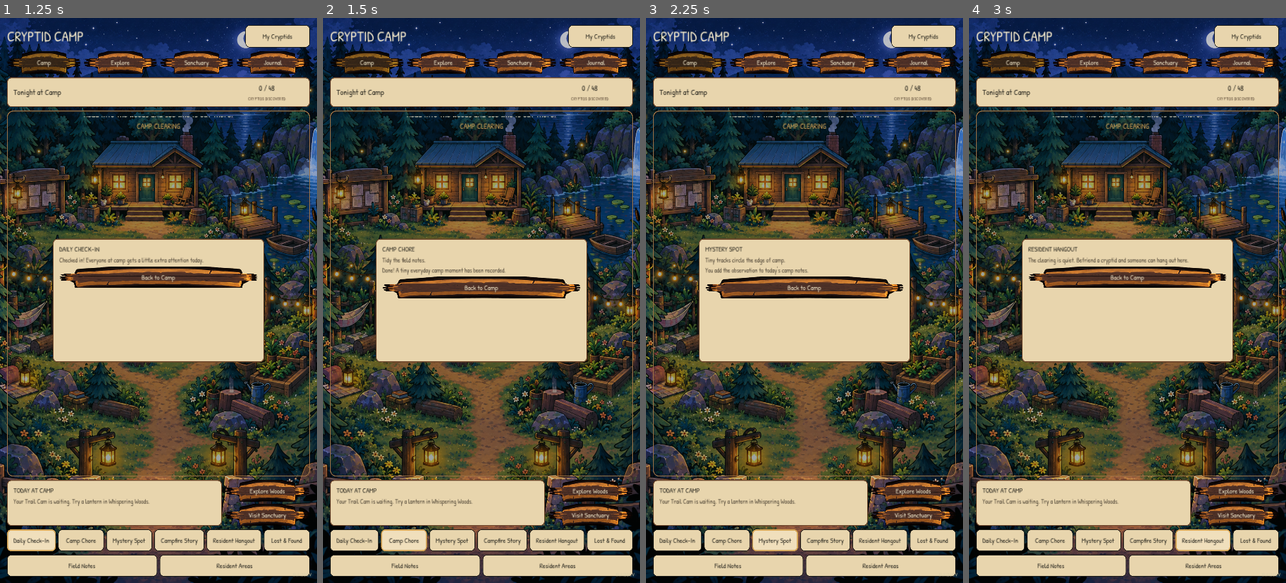
Above: before the commit, frames 1-4 (left to right).
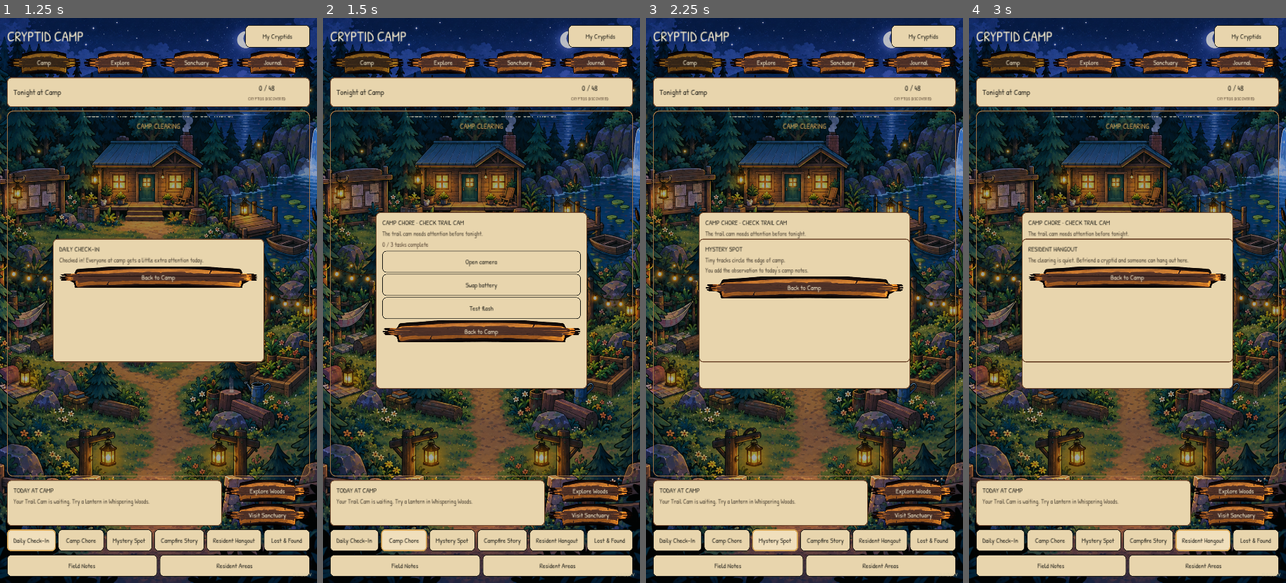
Above: after the commit, the same moments.

Repository: rabine707/cryptid-camp
Game: Godot game, scene res://scenes/main/main.tscn
Same seed, same stepped clock (60 frames per second), same inputs: the game is played once before the commit and once after it.
Inputs:
- Up to frame 1 (1.25 s): click "Daily Check-In" at 0.5 s
- Up to frame 2 (1.5 s): click "Camp Chore" at 1.25 s
- Up to frame 3 (2.25 s): click "Mystery Spot" at 2 s
- Up to frame 4 (3 s): click "Resident Hangout" at 2.75 s

Frame 1 is identical in both runs. In frame 2, 12% of the frame differs, in the area x 16-84%, y 34-66%; in frame 3, 6.3%; in frame 4, 6.3%.

Commit message:
Turn Camp Chore into an interactive daily task

Diff:
--- a/scripts/main/main.gd
+++ b/scripts/main/main.gd
@@ -165,14 +165,8 @@
 				today["checkin"] = true
 				body = "Checked in! Everyone at camp gets a little extra attention today."
 		"chore":
-			title = "CAMP CHORE"
-			if today.get("chore", false):
-				body = "Today's camp chore is already done. Nice work."
-			else:
-				today["chore"] = true
-				var chores := ["Refill the lantern oil.", "Tidy the field notes.", "Gather fallen sticks by the fire.", "Check the trail cam batteries.", "Freshen the water by the dock."]
-				body = chores[abs(hash(day_key)) % chores.size()] + "\nDone! A tiny everyday camp moment has been recorded."
-				GameState.unlock_moment("daily_chore_" + day_key)
+			_open_chore_game(day_key, daily, today)
+			return
 		"story":
 			title = "CAMPFIRE STORY"
 			var stories := ["Someone swears a pair of red eyes watched the old bridge all night.", "A ranger once followed enorm …(265 unchanged characters)…
@@ -215,6 +209,55 @@
 	GameState.persist()
 	_show_activity_popup(title, body)
 
+func _open_chore_game(day_key: String, daily: Dictionary, today: Dictionary) -> void:
+	if today.get("chore", false):
+		_show_activity_popup("CAMP CHORE", "Today's camp chore is already done. Nice work.")
+		return
+	var chores := [
+		{"name":"Gather Firewood","prompt":"The campfire is running low. Gather three good pieces of firewood.","targets":["Pick up branch","Pick up log","Pick up kindling"]},
+		{"name":"Check Trail Cam","prompt":"The trail cam needs attention before tonight.","targets":["Open camera","Swap battery","Test flash"]},
+		{"name":"Refill Lanterns","prompt":"Three lanterns need oil before dark.","targets":["Fill dock lantern","Fill path lantern","Fill gate lantern"]},
+		{"name":"Freshen the Pond","prompt":"Help tidy the little water area.","targets":["Clear leaves","Refill basin","Set water dish"]},
+		{"name":"Field Notes","prompt":"Get today's observation kit ready.","targets":["Sharpen pencil","Pack notebook","Mark the map"]}
+	]
+	var chore: Dictionary = chores[abs(hash(day_key)) % chores.size()]
+	var panel := _home_card("CAMP CHORE · " + str(chore["name"]).to_upper(), str(chore["prompt"]))
+	panel.name = "ChoreGame"
+	panel.set_anchors_preset(Control.PRESET_CENTER)
+	panel.position = Vector2(-360, -300)
+	panel.custom_minimum_size = Vector2(720, 600)
+	var box: VBoxContainer = panel.get_child(0)
+	var progress := _label("0 / 3 tasks complete", 21, Color("5c4937"))
+	progress.name = "ChoreProgress"
+	box.add_child(progress)
+	var completed: Array = []
+	for target in chore["targets"]:
+		var task := _button(str(target), "paper")
+		task.pressed.connect(_complete_chore_step.bind(task, str(target), completed, progress, panel, day_key, daily, today))
+		box.add_child(task)
+	var cancel := _button("Back to Camp", "wood")
+	cancel.pressed.connect(panel.queue_free)
+	box.add_child(cancel)
+	add_child(panel)
+
+func _complete_chore_step(button: Button, step: String, completed: Array, progress: Label, panel: PanelContainer, day_key: String, daily: Dictionary, today: Dictionary) -> void:
+	if step in completed:
+		return
+	completed.append(step)
+	button.text = "Done · " + step
+	button.disabled = true
+	progress.text = "%d / 3 tasks complete" % completed.size()
+	if completed.size() < 3:
+		return
+	today["chore"] = true
+	today["last_activity"] = "chore"
+	daily[day_key] = today
+	GameState.state["daily_camp"] = daily
+	GameState.unlock_moment("daily_chore_" + day_key)
+	GameState.persist()
+	panel.queue_free()
+	_show_activity_popup("CHORE COMPLETE", "Camp is ready for the day. You recorded a new everyday Camp Moment.")
+
 func _show_activity_popup(title: String, body: String) -> void:
 	var old := get_node_or_null("DailyActivityPopup")
 	if old != null:
